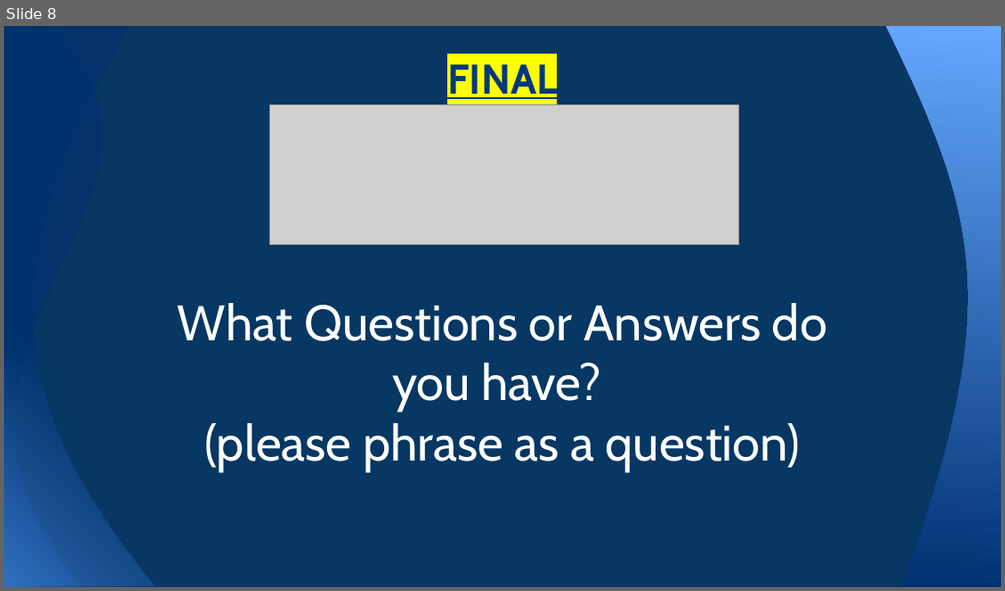
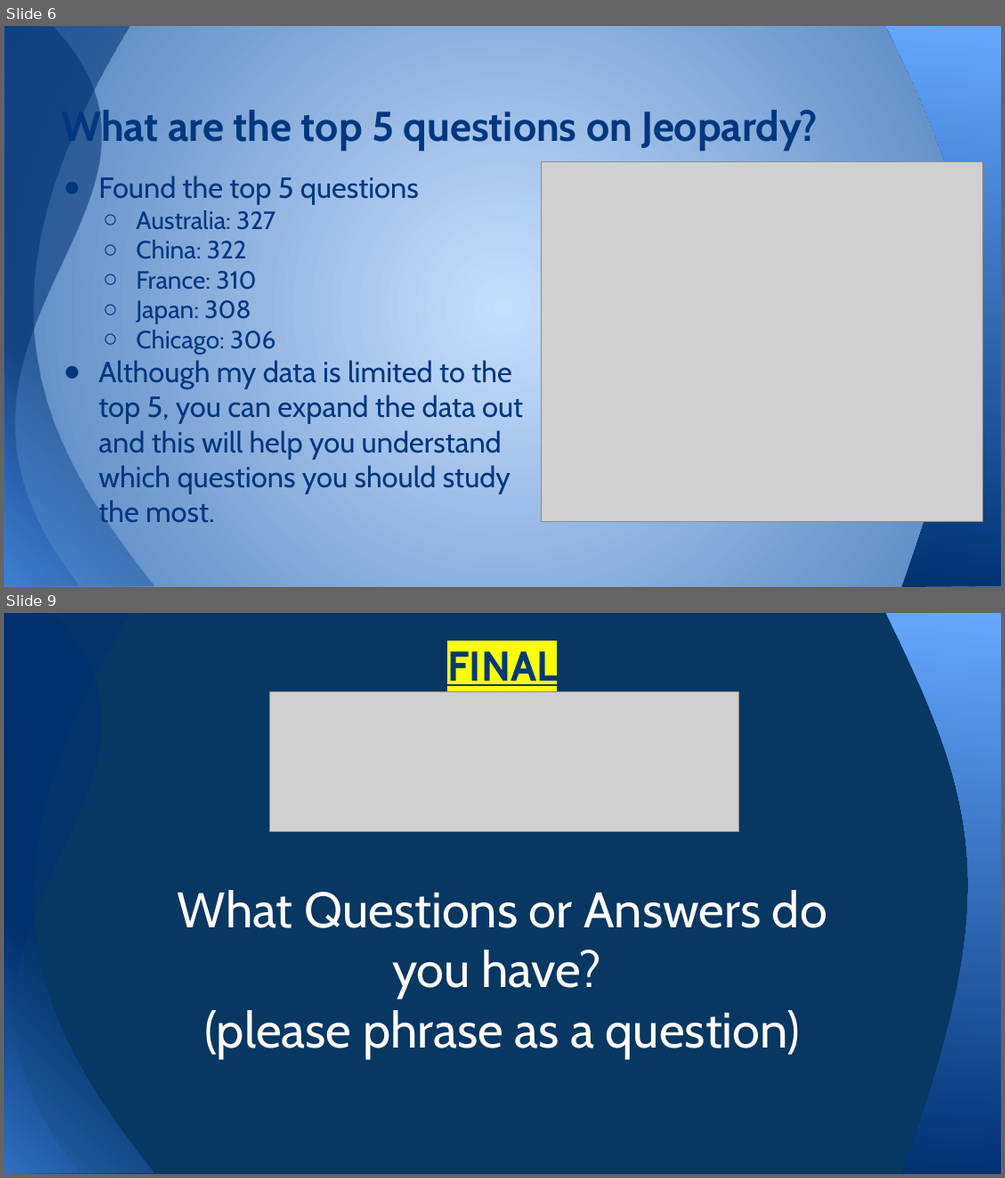
Before and after one commit to jlschmitz81/Project_One_Team_13, a slide deck: Jeopardy Powerpoint_Team13_Project1.pptx. Shown one above the other, each under a label of ours: slide 8 before the commit, slides 6 and 9 after it; the slides between them are not shown. The pictures are 1005x591 and 1005x1178 pixels, drawn with LibreOffice and Linux fonts; fonts in the diff are those of the drawing; grey boxes stand for pictures. Boxes give left, top, right and bottom in pixels: in the first picture for what was removed or moved away, otherwise in the second. Text is boxed around its words. In the diff, an @@ line names an element or a change of style, - is before the commit and + after.

```diff
--- a/Jeopardy Powerpoint_Team13_Project1.pptx
+++ b/Jeopardy Powerpoint_Team13_Project1.pptx
@@ slide 6 added at box(4, 26, 1001, 587), background gradient #C6DFFF to #4F81BD; not listed: 3 template elements that a slide beside it also shows @@
@@ title added at box(61, 105, 818, 151), 40 pt, text #00387E, bold @@
+What are the top 5 questions on Jeopardy?
@@ text added at box(98, 176, 523, 529), 28 pt, text #00387E @@
+● Found the top 5 questions
+  ○ Australia: 327
+  ○ China: 322
+  ○ France: 310
+  ○ Japan: 308
+  ○ Chicago: 306
+● Although my data is limited to the top 5, you can expand the data out and this will help you understand which questions you should study the most.
@@ picture added at box(541, 161, 982, 522) @@
@@ what was slide 8 is now slide 9 @@
```
Also in this commit, not shown: 2 other slides added, 2 slides removed, 10 other files.
